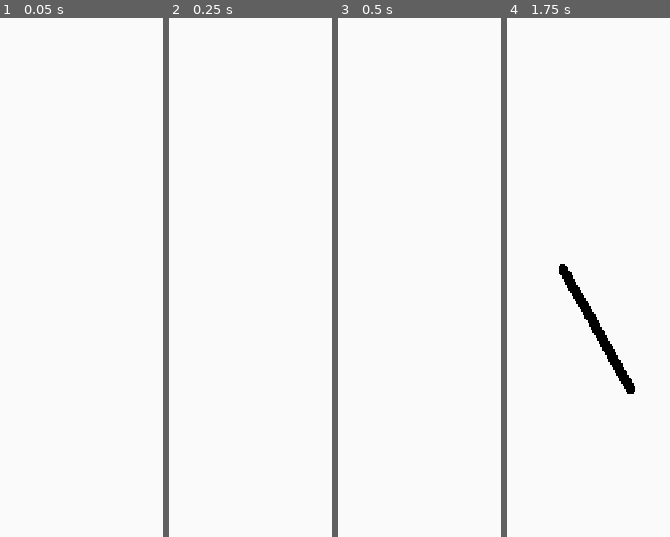
Above: before the commit, frames 1-4 (left to right).
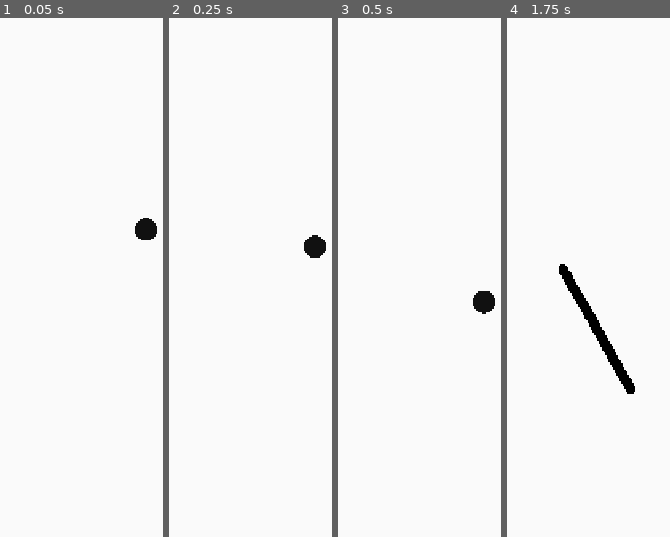
Above: after the commit, the same moments.

Repository: day-dreamer-11/bounce-line-
Game: Godot game, scene res://scenes/TrailDemo.tscn
Two runs of this game, one before a commit and one after it. Both use one fixed random seed, a clock stepped at 60 frames per second and the inputs below.
Inputs (mouse positions are in pixels of both pictures, inside the frame that each line leads up to):
- Up to frame 1 (0.05 s): no input
- Up to frame 2 (0.25 s): no input
- Up to frame 3 (0.5 s): no input
- Up to frame 4 (1.75 s): tap Enter at 0.5 s; move the mouse to (outside the picture) at 0.52 s; click (outside the picture) at 0.67 s; drag from (562, 267) to (630, 386) at 1.27 s

The runs differ from the first frame. In frame 1, 0.5% of the frame differs, in the area x 82-97%, y 38-43%; in frame 2, 0.5%; in frame 3, 0.5%, in the area x 82-97%, y 52-58%; in frame 4, nothing differs.

Commit message:
feat: Add ball back to trail demo scene
Ball (RigidBody2D, 18px #111111) falls under gravity from
screen center, coexisting with the trail drawing system.

Co-Authored-By: Claude Opus 4.7 <noreply@anthropic.com>

Diff:
--- a/scenes/TrailDemo.tscn
+++ b/scenes/TrailDemo.tscn
@@ -1,6 +1,9 @@
-[gd_scene load_steps=2 format=3]
+[gd_scene load_steps=3 format=3]
 
 [ext_resource type="Script" path="res://scripts/trail_system.gd" id="1_trail"]
+[ext_resource type="PackedScene" uid="uid://ball001" path="res://scenes/Ball.tscn" id="2_ball"]
 
 [node name="TrailDemo" type="Node2D"]
 script = ExtResource("1_trail")
+
+[node name="Ball" parent="." instance=ExtResource("2_ball")]
